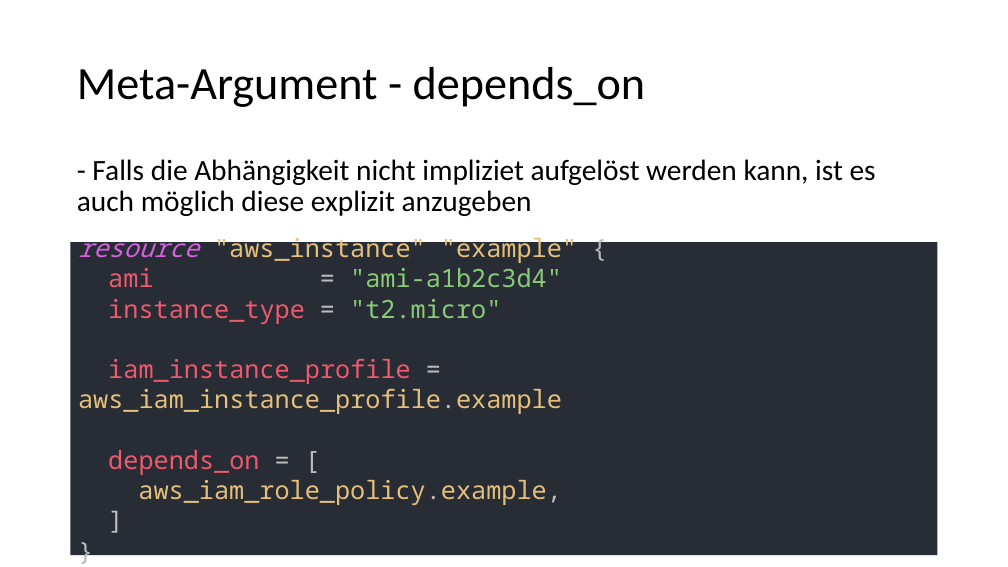
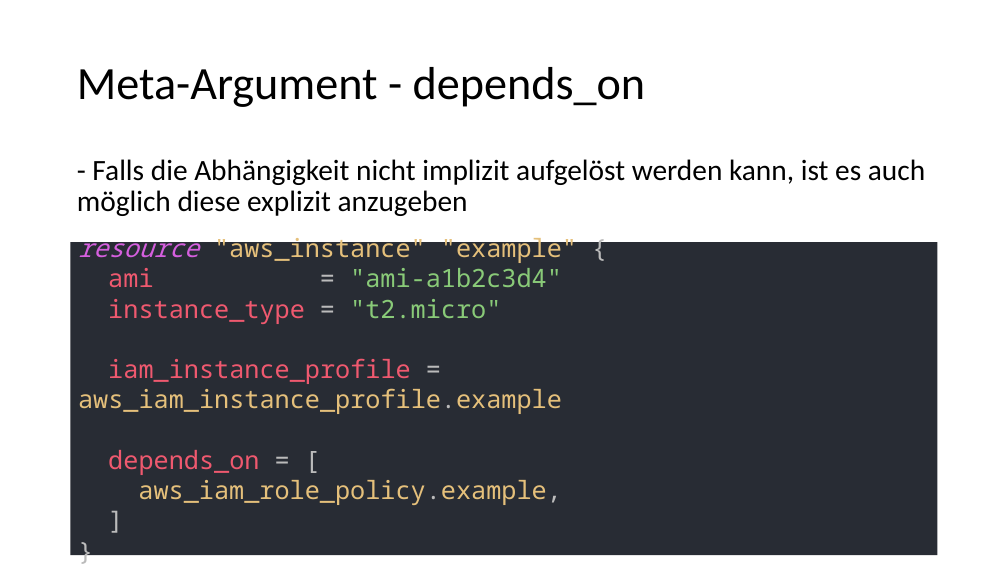
Before and after one commit to djakielski/terraform-schulung, a slide deck: slide 13 of Modul_03_Ressources/Ressources.pptx. Drawn at 1008x567 pixels with LibreOffice and Linux fonts; fonts in the diff are those of the drawing. Boxes give left, top, right and bottom in pixels: in the first picture for what was removed or moved away, otherwise in the second. Text is boxed around its words. In the diff, an @@ line names an element or a change of style, - is before the commit and + after.

Commit message:
fix typos in presentation refactoring autoscaling

```diff
--- a/Modul_03_Ressources/Ressources.pptx
+++ b/Modul_03_Ressources/Ressources.pptx
@@ text at (77, 159, 925, 216): text changed @@
-- Falls die Abhängigkeit nicht impliziet aufgelöst werden kann, ist es auch möglich diese explizit anzugeben
+- Falls die Abhängigkeit nicht implizit aufgelöst werden kann, ist es auch möglich diese explizit anzugeben
```
Also in this commit, not shown: 5 other slides changed, 12 other files.
